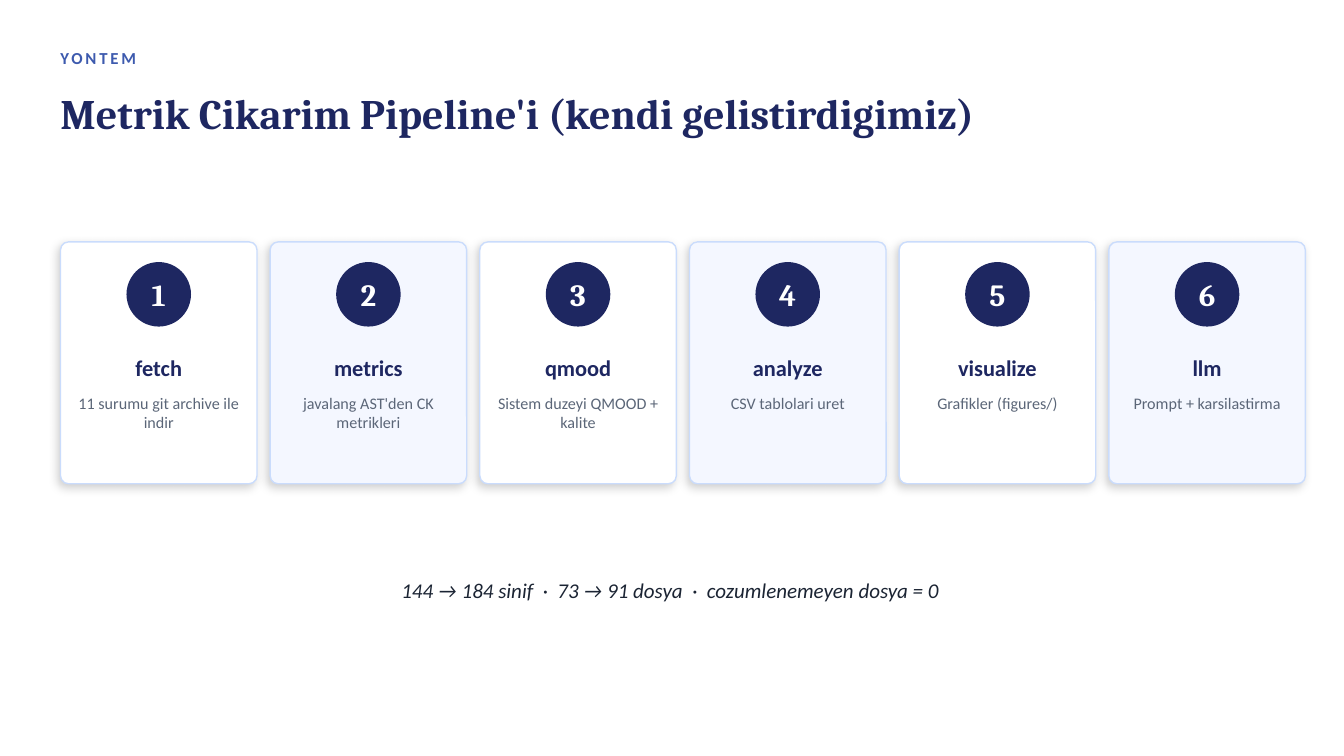
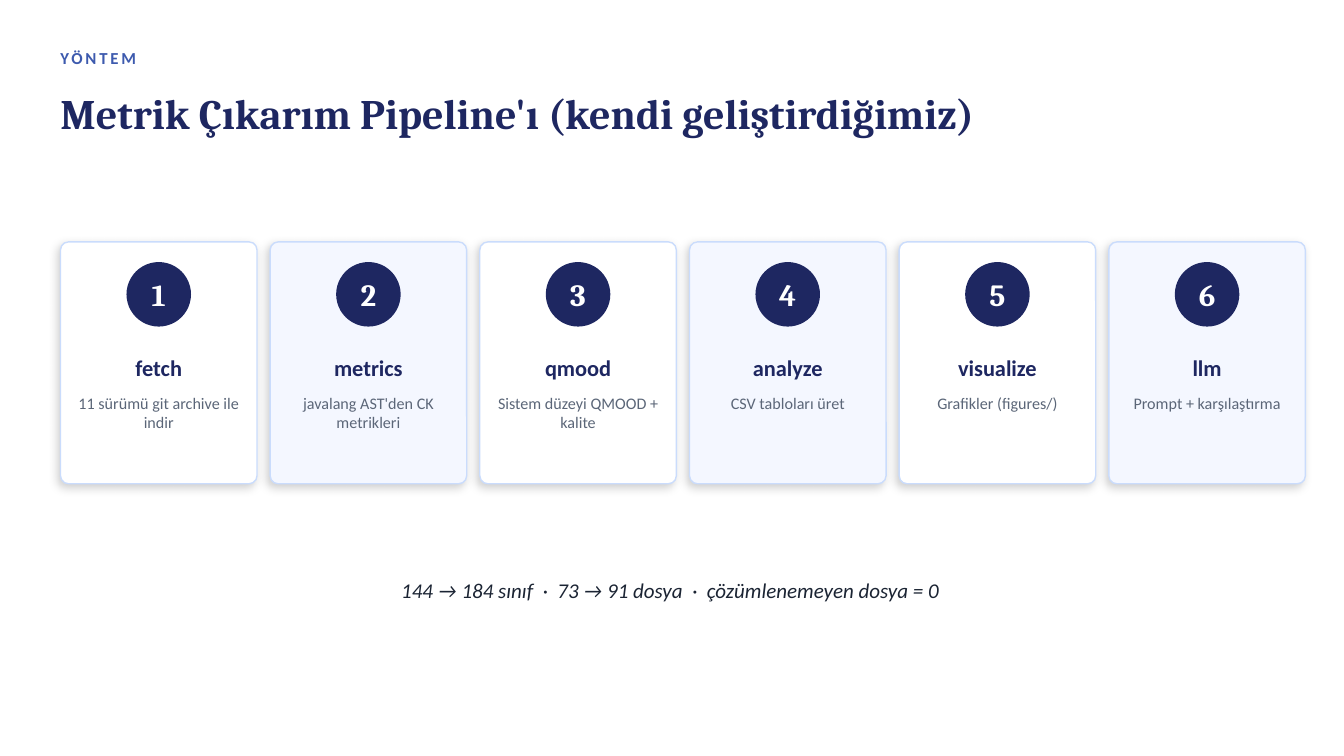
Before and after one commit to murozdemiir/qmood-jsoup-analizi, a slide deck: slide 4 of report/QMOOD_jsoup_sunum.pptx. Drawn at 1344x756 pixels with LibreOffice and Linux fonts; fonts in the diff are those of the drawing. Boxes give left, top, right and bottom in pixels: in the first picture for what was removed or moved away, otherwise in the second. Text is boxed around its words. In the diff, an @@ line names an element or a change of style, - is before the commit and + after.

```diff
--- a/report/QMOOD_jsoup_sunum.pptx
+++ b/report/QMOOD_jsoup_sunum.pptx
@@ text at (60,50,136,64): text changed @@
-YONTEM
+YÖNTEM
@@ text at (60,98,974,139): text changed @@
-Metrik Cikarim Pipeline'i (kendi gelistirdigimiz)
+Metrik Çıkarım Pipeline'ı (kendi geliştirdiğimiz)
@@ text at (78,398,238,428): text changed @@
-11 surumu git archive ile indir
+11 sürümü git archive ile indir
@@ text at (498,398,647,428): text changed @@
-Sistem duzeyi QMOOD + kalite
+Sistem düzeyi QMOOD + kalite
@@ text at (731,398,844,409): text changed @@
-CSV tablolari uret
+CSV tabloları üret
@@ text at (1134,398,1281,412): text changed @@
-Prompt + karsilastirma
+Prompt + karşılaştırma
@@ text at (401,583,939,602): text changed @@
-144 → 184 sinif · 73 → 91 dosya · cozumlenemeyen dosya = 0
+144 → 184 sınıf · 73 → 91 dosya · çözümlenemeyen dosya = 0
```
Also in this commit, not shown: 12 other slides changed, 3 other files.
